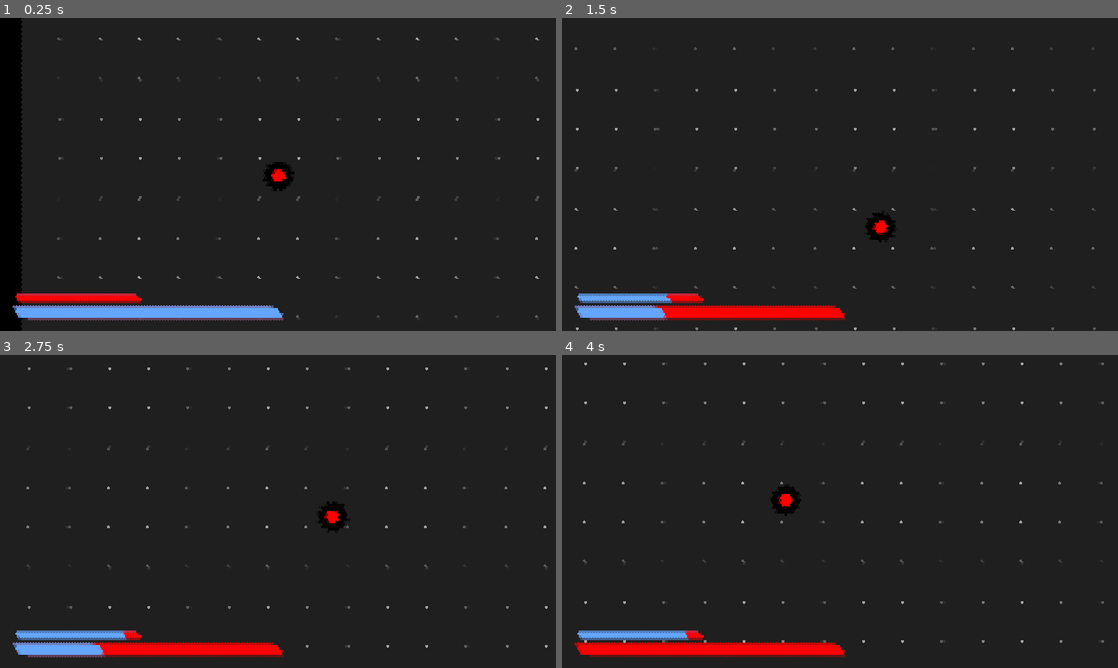
Above: before the commit, frames 1-4 (two rows, left to right).
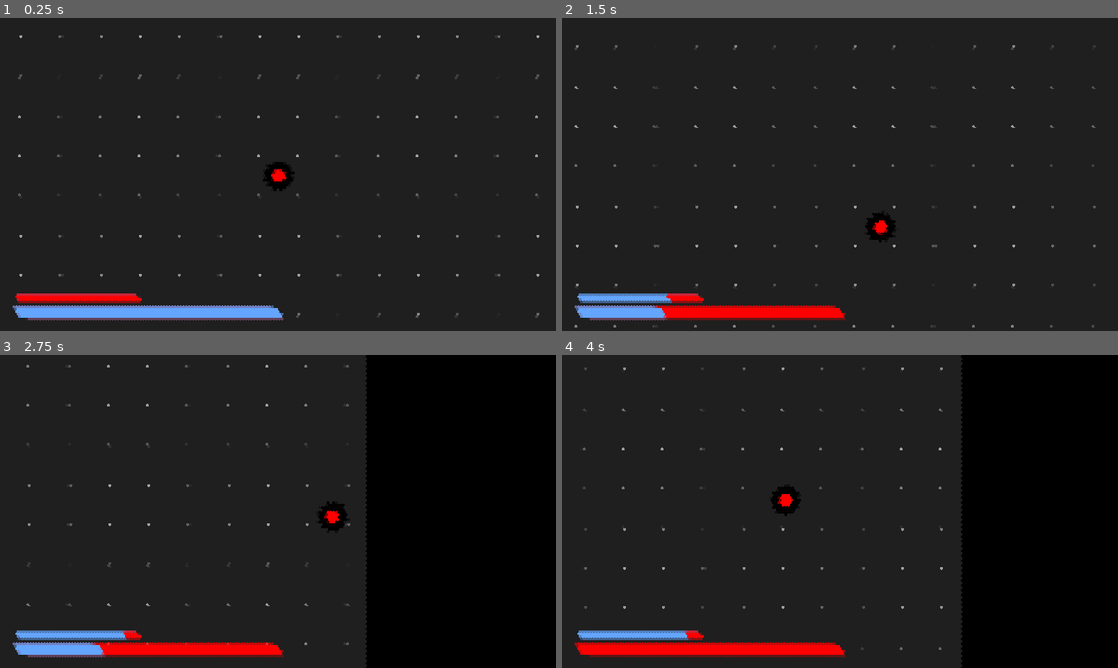
Above: after the commit, the same moments.

Repository: AgentMatthy/Going-Deeper
Game: Godot game, scene res://Scenes/root.tscn
Two runs of this game, one before a commit and one after it. Both use one fixed random seed, a clock stepped at 60 frames per second and the inputs below.
Inputs (mouse positions are in pixels of both pictures, inside the frame that each line leads up to):
- Up to frame 1 (0.25 s): no input
- Up to frame 2 (1.5 s): tap Enter at 0.5 s; move the mouse to (962, 158) at 0.52 s; hold Right (ui_right) 0.53-1.28 s; tap Space (space) at 0.6, 1.35 s; move the mouse to (728, 190) at 1.27 s; hold Down (ui_down) from 1.28 s (still down)
- Up to frame 3 (2.75 s): move the mouse to (333, 442) at 2.02 s; release Down (ui_down) at 2.03 s; hold Right (ui_right) from 2.03 s (still down); tap Space (space) at 2.1 s
- Up to frame 4 (4 s): move the mouse to (812, 574) at 2.77 s; release Right (ui_right) at 2.78 s; hold Up (ui_up) 2.78-3.53 s; tap Space (space) at 2.85, 3.6 s; move the mouse to (1006, 558) at 3.52 s; hold Left (ui_left) from 3.53 s (still down)

The runs differ from the first frame. In frame 1, 4.5% of the frame differs, in the area x 0-97%, y 0-100%; in frame 2, 0.8%; in frame 3, 35%, in the area x 4-100%, y 0-100%; in frame 4, 29%.

Commit message:
-

Diff:
--- a/Scenes/root.tscn
+++ b/Scenes/root.tscn
@@ -66,7 +66,6 @@
 
 [node name="Player" type="CharacterBody2D" parent="."]
 unique_name_in_owner = true
-position = Vector2(960, 540)
 motion_mode = 1
 script = ExtResource("1_nbl84")
 
@@ -161,8 +160,8 @@
 [node name="Walls" type="Node" parent="WORLD"]
 
 [node name="StaticBody2D" type="StaticBody2D" parent="WORLD/Walls"]
-position = Vector2(20, 568)
-scale = Vector2(1, 13.2)
+position = Vector2(-3000, 0)
+scale = Vector2(20, 60)
 physics_material_override = SubResource("PhysicsMaterial_17ht2")
 metadata/_edit_group_ = true
 
@@ -173,4 +172,43 @@
 scale = Vector2(0.1, 0.1)
 texture = ExtResource("6_h7u2k")
 
+[node name="StaticBody2D2" type="StaticBody2D" parent="WORLD/Walls"]
+position = Vector2(3000, 5)
+scale = Vector2(20, 60)
+physics_material_override = SubResource("PhysicsMaterial_17ht2")
+metadata/_edit_group_ = true
+
+[node name="CollisionShape2D" type="CollisionShape2D" parent="WORLD/Walls/StaticBody2D2"]
+shape = SubResource("RectangleShape2D_vi35q")
+
+[node name="Sprite2D" type="Sprite2D" parent="WORLD/Walls/StaticBody2D2"]
+scale = Vector2(0.1, 0.1)
+texture = ExtResource("6_h7u2k")
+
+[node name="StaticBody2D3" type="StaticBody2D" parent="WORLD/Walls"]
+position = Vector2(0, 3000)
+scale = Vector2(60, 20)
+physics_material_override = SubResource("PhysicsMaterial_17ht2")
+metadata/_edit_group_ = true
+
+[node name="CollisionShape2D" type="CollisionShape2D" parent="WORLD/Walls/StaticBody2D3"]
+shape = SubResource("RectangleShape2D_vi35q")
+
+[node name="Sprite2D" type="Sprite2D" parent="WORLD/Walls/StaticBody2D3"]
+scale = Vector2(0.1, 0.1)
+texture = ExtResource("6_h7u2k")
+
+[node name="StaticBody2D4" type="StaticBody2D" parent="WORLD/Walls"]
+position = Vector2(0, -3000)
+scale = Vector2(60, 20)
+physics_material_override = SubResource("PhysicsMaterial_17ht2")
+metadata/_edit_group_ = true
+
+[node name="CollisionShape2D" type="CollisionShape2D" parent="WORLD/Walls/StaticBody2D4"]
+shape = SubResource("RectangleShape2D_vi35q")
+
+[node name="Sprite2D" type="Sprite2D" parent="WORLD/Walls/StaticBody2D4"]
+scale = Vector2(0.1, 0.1)
+texture = ExtResource("6_h7u2k")
+
 [node name="ENEMY" type="Node" parent="."]
